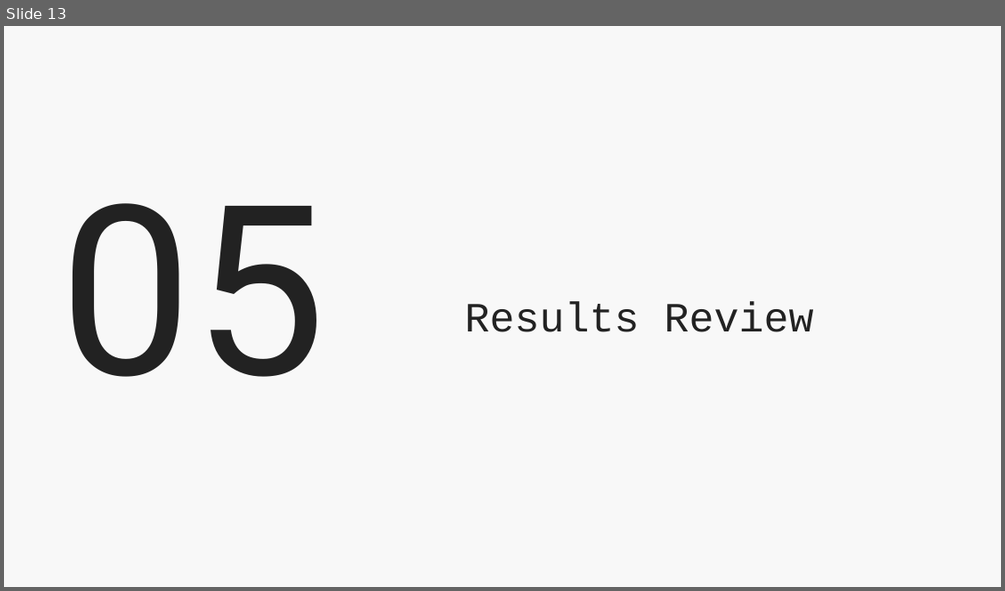
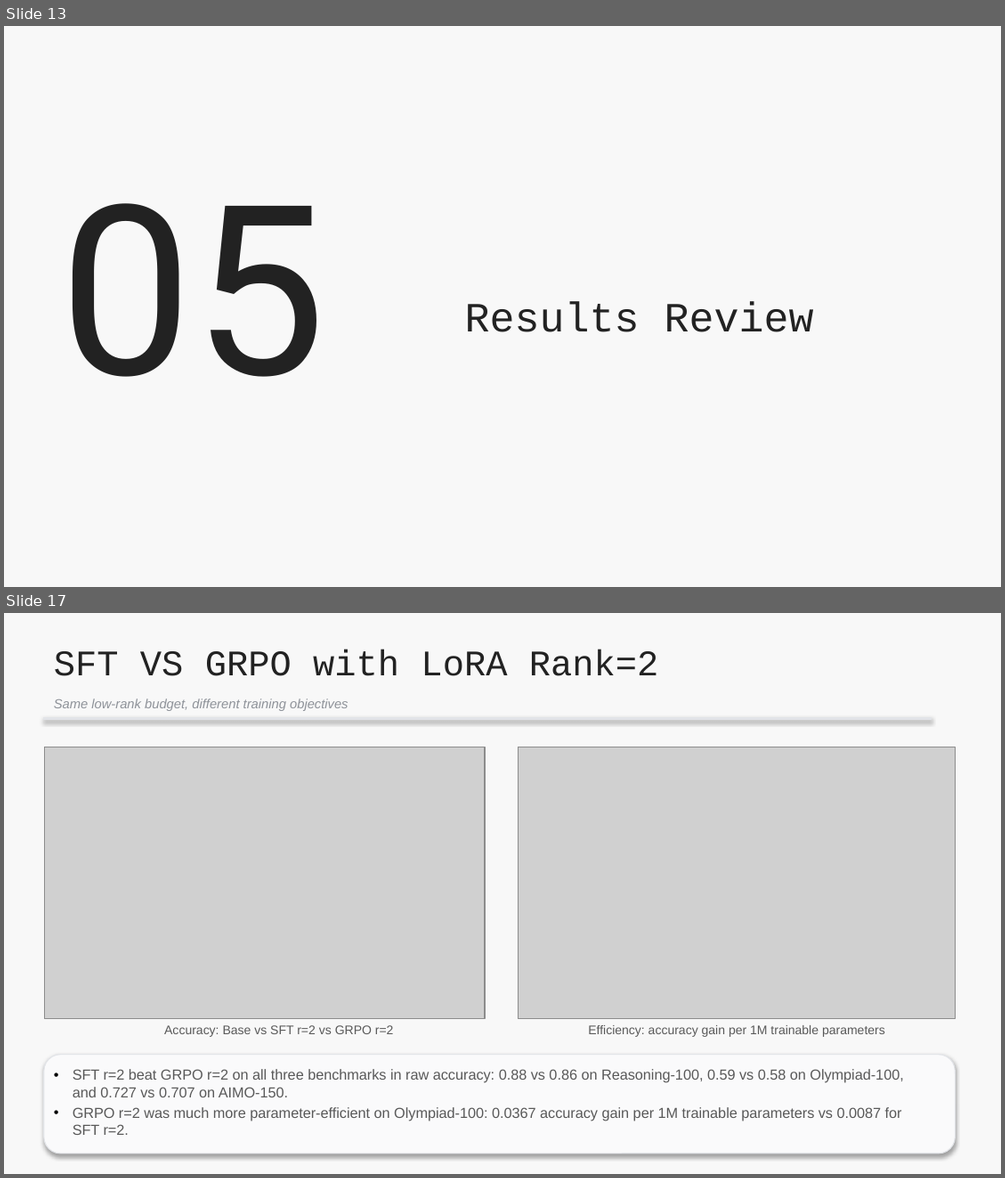
Before and after one commit to Timidalucia/Mini-Research-Problem, a slide deck: MRP - Lusha Zhang 0318.pptx. Shown one above the other, each under a label of ours: slide 13 before the commit, slides 13 and 17 after it; the slides between them are not shown. The pictures are 1005x591 and 1005x1178 pixels, drawn with LibreOffice and Linux fonts; fonts in the diff are those of the drawing; grey boxes stand for pictures; background and template pictures are left out. Boxes give left, top, right and bottom in pixels: in the first picture for what was removed or moved away, otherwise in the second. Text is boxed around its words. In the diff, an @@ line names an element or a change of style, - is before the commit and + after.

```diff
--- a/MRP - Lusha Zhang 0318.pptx
+++ b/MRP - Lusha Zhang 0318.pptx
@@ slide 17 added at (4,613,1001,1174), background #F8F8F8 @@
@@ text added at (54,649,659,676), 26 pt, text #222222 @@
+SFT VS GRPO with LoRA Rank=2
@@ rectangle added at (44,718,931,719), fill #E2E4E8, outline #E2E4E8 0.75 pt @@
@@ text added at (54,698,348,711), 9.5 pt, text #8E9299, italic @@
+Same low-rank budget, different training objectives
@@ picture added at (45,747,485,1018) @@
@@ picture added at (518,747,955,1018) @@
@@ text added at (164,1025,394,1037), 9 pt, text #595959 @@
+Accuracy: Base vs SFT r=2 vs GRPO r=2
@@ text added at (588,1025,885,1037), 9 pt, text #595959 @@
+Efficiency: accuracy gain per 1M trainable parameters
@@ rounded rectangle added at (44,1054,955,1153), fill #FAFAFB, outline #E2E4E8 0.75 pt @@
@@ text added at (73,1069,903,1135), 10.5 pt, text #595959 @@
+• SFT r=2 beat GRPO r=2 on all three benchmarks in raw accuracy: 0.88 vs 0.86 on Reasoning-100, 0.59 vs 0.58 on Olympiad-100, and 0.727 vs 0.707 on AIMO-150.
+• GRPO r=2 was much more parameter-efficient on Olympiad-100: 0.0367 accuracy gain per 1M trainable parameters vs 0.0087 for SFT r=2.
```
Also in this commit, not shown: 4 slides changed, 7 other slides added.
